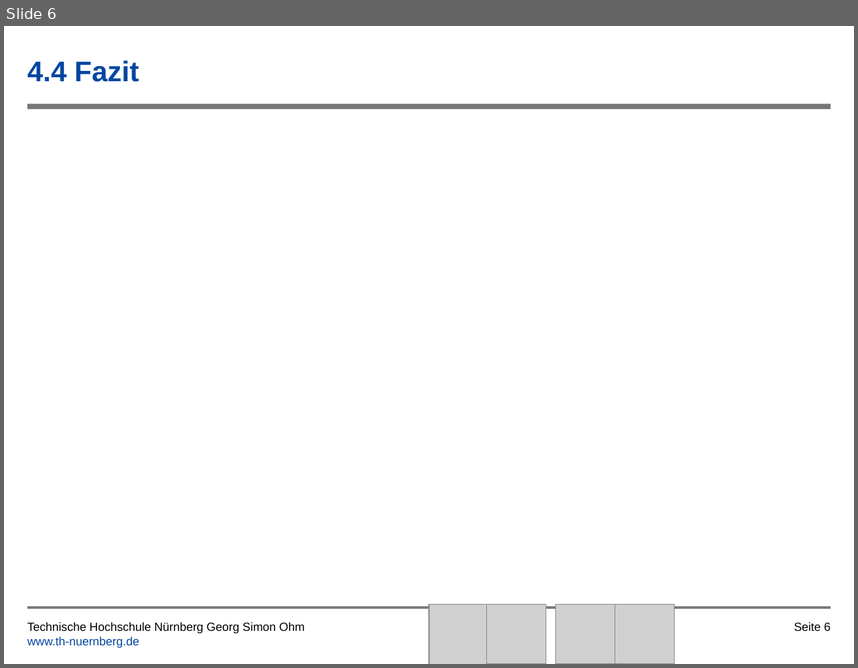
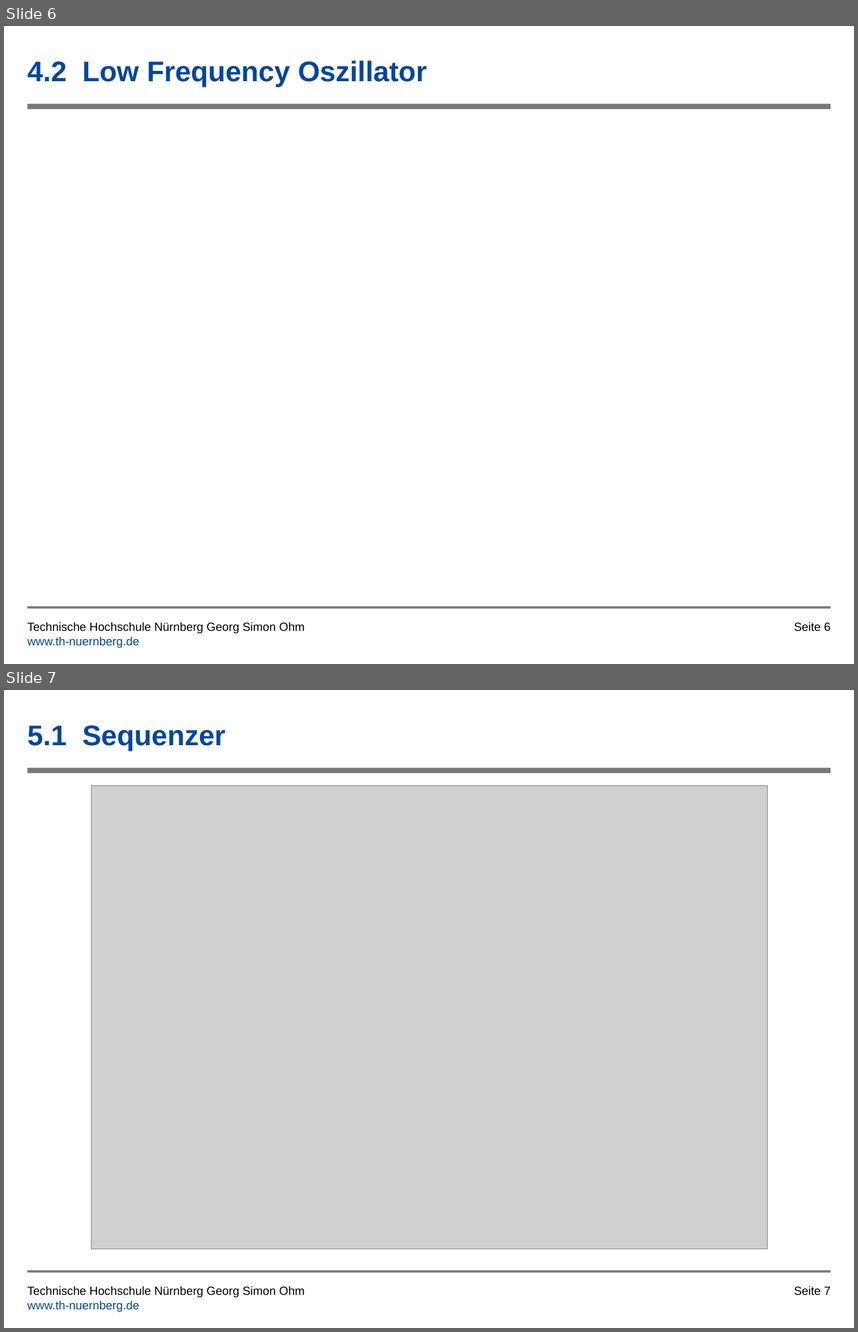
Before and after one commit to tsedlmeier/Synthesizer, a slide deck: Vortrag/Leiterplatte_als_Musikinstrument_Kirschner_Dilman.pptx. Shown one above the other, each under a label of ours: slide 6 before the commit, slides 6 and 7 after it. The pictures are 858x668 and 858x1332 pixels, drawn with LibreOffice and Linux fonts; fonts in the diff are those of the drawing; grey boxes stand for pictures; background and template pictures are left out. Boxes give left, top, right and bottom in pixels: in the first picture for what was removed or moved away, otherwise in the second. Text is boxed around its words. In the diff, an @@ line names an element or a change of style, - is before the commit and + after.

```diff
--- a/Vortrag/Leiterplatte_als_Musikinstrument_Kirschner_Dilman.pptx
+++ b/Vortrag/Leiterplatte_als_Musikinstrument_Kirschner_Dilman.pptx
@@ slide 7 added at (4,690,854,1328), background #FFFFFF; not listed: 2 template elements that a slide beside it also shows @@
@@ title added at (27,725,226,751), 24 pt, text #0046A0, bold @@
+5.1 Sequenzer
@@ picture added at (92,786,767,1248) @@
@@ text added at (27,1285,305,1312), 10 pt, text #000000 @@
+Technische Hochschule Nürnberg Georg Simon Ohm
+www.th-nuernberg.de
@@ page number added at (794,1285,831,1294), 10 pt, text #000000 @@
+Seite 7
@@ slide 6 changed as well @@
@@ title at (27,60,427,87): text changed @@
-4.4 Fazit
+4.2 Low Frequency Oszillator
@@ picture removed at (429,604,488,664) @@
@@ picture removed at (487,604,546,664) @@
@@ picture removed at (556,604,615,664) @@
@@ picture removed at (615,604,675,664) @@
```
Also in this commit, not shown: 3 other slides changed, 4 other slides added, 1 other file.
